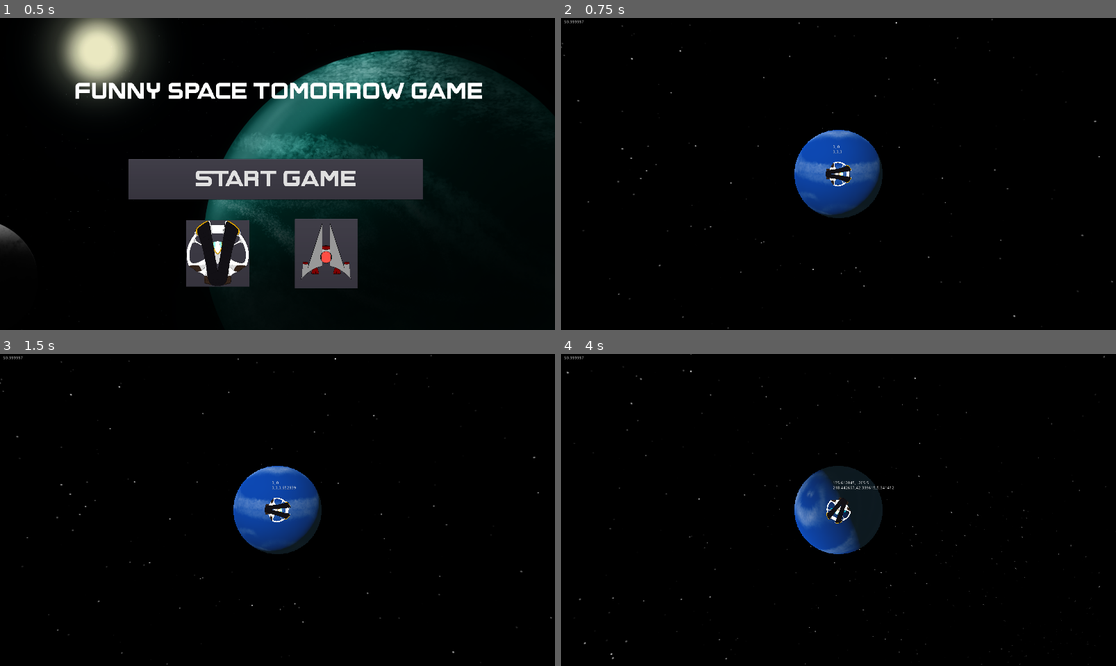
Above: before the commit, frames 1-4 (two rows, left to right).
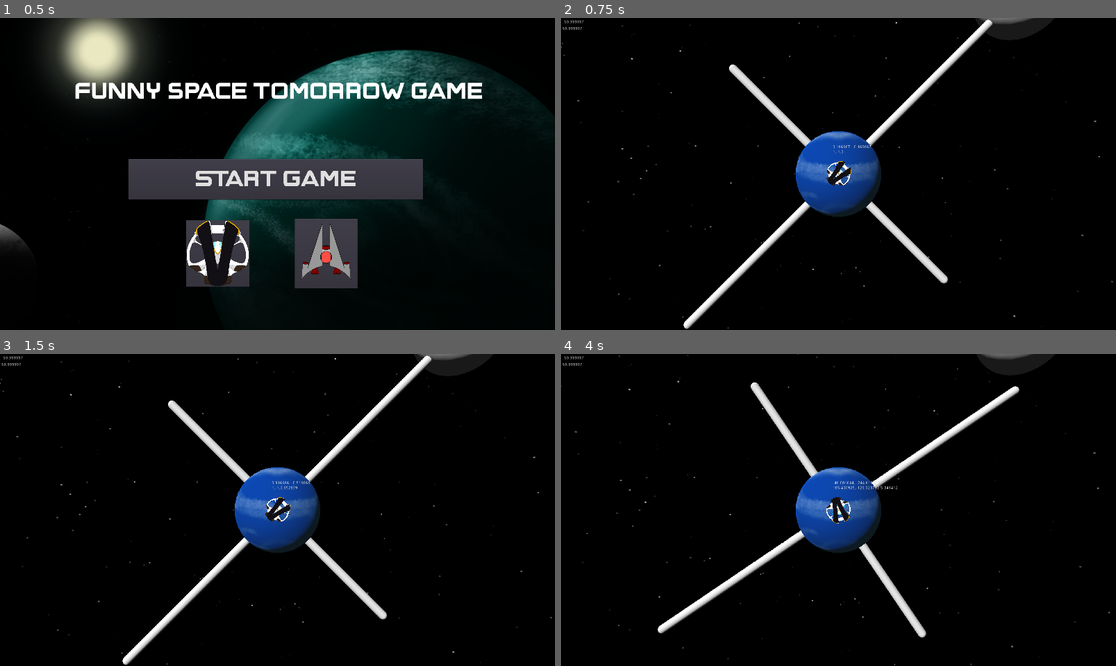
Above: after the commit, the same moments.

Repository: Muxed0/project_tomorrow
Game: Godot game, scene res://ui/main_menu/main_menu.tscn
The game is run twice, just before and just after one commit, with the same random seed, the same clock (stepped at 60 frames per second) and the same inputs.
Inputs:
- Up to frame 1 (0.5 s): no input
- Up to frame 2 (0.75 s): click "Start Game" at 0.5 s
- Up to frame 3 (1.5 s): tap Enter at 1.25 s; hold D (move_right) from 1.28 s (still down)
- Up to frame 4 (4 s): release D (move_right) at 2.03 s; hold S (move_down) 2.03-2.78 s; hold D (move_right) 2.78-3.53 s; hold W (move_up) from 3.53 s (still down)

Frame 1 is identical in both runs. In frame 2, 4.0% of the frame differs, in the area x 0-89%, y 0-100%; in frame 3, 4.0%; in frame 4, 6.5%, in the area x 0-99%, y 0-100%.
Error after the commit: Division By Zero in operator '/'. (res://world/battle/3d_cam.gd:46)

Commit message:
Did orbits properly, added red orb

Diff:
--- a/game/entities/player/ships/player_ship.gd
+++ b/game/entities/player/ships/player_ship.gd
@@ -15,7 +15,8 @@
 var spin = 0
 
 func _ready():
-	rotation = PI/2
+	rotation = PI/4
+	linear_velocity = Vector2(1,-1)
 
 	ship_data = get_node("/root/ShipData")
 
--- a/game/world/battle/3d_cam.gd
+++ b/game/world/battle/3d_cam.gd
@@ -1,14 +1,19 @@
 extends Camera
 
-export var SPEED_SCALE = 0.0001
+export var SPEED_SCALE = 0.000001
 
-const full_circle = 2 * PI
+var radius = 0
+var rot_speed = 0
+var previous_rotation = Vector2(0,0)
+var wrap_counter = Vector2(0,0)
 
-var velocity_norm = 0
-var direction = 0
-var radius = 0
-var rot_axis = Vector3(0,0,0)
-var rot_speed = 0
+var a = 0
+var b = 0
+var z_quad = Vector2(0,0)
+var z = 0
+var midsection_pos = Vector2(0,0)
+
+var velocity_basis = Basis(Vector3(1,0,0),Vector3(0,1,0),Vector3(0,0,1))
 
 var ship_data = 0
 
@@ -20,13 +25,30 @@
 	radius = translation.z
 
 func _process(delta):
-	rot_axis = ship_data.ship_velocity.normalized()
 	rot_speed = ship_data.ship_velocity.length()
+
+	#Y is the rotation axis,  Z is the velocity vector in 3D, mapped on the sphere
+	velocity_basis = transform.basis * Basis(Vector3(0,0,1),
+										Vector3(ship_data.ship_velocity.y, ship_data.ship_velocity.x, 0).normalized(),
+										Vector3(-ship_data.ship_velocity.x, ship_data.ship_velocity.y, 0).normalized())
+
 	if rot_speed != 0:
-		rotate_object_local(Vector3(rot_axis.y,rot_axis.x,rot_axis.z), rot_speed * SPEED_SCALE)
+		rotate(velocity_basis.y, rot_speed * SPEED_SCALE)
 
 	translation.y = - radius * sin(rotation.x)
 	translation.x = radius * cos(rotation.x) * sin(rotation.y)
 	translation.z = radius * cos(rotation.x) * cos(rotation.y)
 
-	print(rotation_degrees)
+	a = velocity_basis.y.x
+	b = velocity_basis.y.z
+	z_quad.x = a*a + b*b
+	z_quad.y = radius*radius * a*a
+	z = sqrt(4 * z_quad.x * z_quad.y)/(2 * z_quad.x)
+	midsection_pos.x = -(z * b)/a
+	midsection_pos.y = z
+	$"../debug_indicator".translation = Vector3(midsection_pos.x,0,midsection_pos.y)
+
+	$"../debug_pill".transform.basis = velocity_basis
+
+	if delta != 0:
+		$"../../../player_cam/debug_ui/process_fps".text = str(1/delta)
--- a/game/world/battle/battle_stage_1.gd
+++ b/game/world/battle/battle_stage_1.gd
@@ -5,8 +5,6 @@
 
 func _ready():
 	player = get_node("player_ship")
-	print("ready!")
-
 
 func _process(delta):
 	player_pos = $player_ship.position
--- a/game/world/battle/battle_stage_1.tscn
+++ b/game/world/battle/battle_stage_1.tscn
@@ -10,6 +10,34 @@
 [ext_resource path="res://ui/speed_arrow.gd" type="Script" id=8]
 [ext_resource path="res://ui/global_label.gd" type="Script" id=9]
 [ext_resource path="res://world/places/3D_place_1.tscn" type="PackedScene" id=10]
+[ext_resource path="res://world/battle/moon01.png" type="Texture" id=11]
+
+[sub_resource type="SphereMesh" id=4]
+radius = 0.25
+height = 0.5
+
+[sub_resource type="CylinderShape" id=7]
+radius = 7.0
+height = 0.3
+
+[sub_resource type="SpatialMaterial" id=1]
+albedo_color = Color( 1, 0, 0, 1 )
+
+[sub_resource type="SphereMesh" id=2]
+material = SubResource( 1 )
+radius = 0.25
+height = 0.5
+
+[sub_resource type="CapsuleMesh" id=3]
+radius = 0.1
+mid_height = 10.0
+
+[sub_resource type="CapsuleMesh" id=5]
+radius = 0.1
+mid_height = 7.0
+
+[sub_resource type="CubeMesh" id=6]
+size = Vector3( 0.1, 10, 10 )
 
 [node name="battle_stage_1" type="Node2D"]
 script = ExtResource( 3 )
@@ -24,10 +52,42 @@
 [node name="Spatial" type="Spatial" parent="3D_viewport"]
 
 [node name="3D_cam" type="Camera" parent="3D_viewport/Spatial"]
-transform = Transform( 1, 0, 0, 0, 1, 0, 0, 0, 1, 0, 0, 6.79735 )
+transform = Transform( 1, 0, 0, 0, 1, 0, 0, 0, 1, 0, 0, 7 )
+current = true
 script = ExtResource( 7 )
 
+[node name="debug_spaceship" type="MeshInstance" parent="3D_viewport/Spatial/3D_cam"]
+mesh = SubResource( 4 )
+material/0 = null
+
+[node name="render_plane" type="Area" parent="3D_viewport/Spatial/3D_cam"]
+
+[node name="CollisionShape" type="CollisionShape" parent="3D_viewport/Spatial/3D_cam/render_plane"]
+transform = Transform( -4.37114e-08, -1, 0, 1, -4.37114e-08, 0, 0, 0, 1, 0, 0, -7 )
+shape = SubResource( 7 )
+
 [node name="3D_place_1" parent="3D_viewport/Spatial" instance=ExtResource( 10 )]
+
+[node name="debug_indicator" type="MeshInstance" parent="3D_viewport/Spatial"]
+mesh = SubResource( 2 )
+material/0 = null
+
+[node name="debug_pill" type="MeshInstance" parent="3D_viewport/Spatial"]
+mesh = SubResource( 3 )
+material/0 = null
+
+[node name="MeshInstance" type="MeshInstance" parent="3D_viewport/Spatial/debug_pill"]
+transform = Transform( 1, 0, 0, 0, 0, 1, 0, 1, 0, 0, 0, 0 )
+mesh = SubResource( 5 )
+material/0 = null
+
+[node name="debug_cam" type="Camera" parent="3D_viewport/Spatial"]
+transform = Transform( 0.989249, 0, 0.146238, 0, 1, 0, -0.146238, 0, 0.989249, -1.82297, -1, 15.7113 )
+
+[node name="debug_plane" type="MeshInstance" parent="3D_viewport/Spatial"]
+visible = false
+mesh = SubResource( 6 )
+material/0 = null
 
 [node name="player_cam" type="Camera2D" parent="."]
 current = true
@@ -78,7 +138,20 @@
 "_edit_use_anchors_": false
 }
 
+[node name="process_fps" type="Label" parent="player_cam/debug_ui"]
+margin_left = -955.02
+margin_top = -510.268
+margin_right = -824.02
+margin_bottom = -449.268
+__meta__ = {
+"_edit_use_anchors_": false
+}
+
 [node name="player_ship" parent="." instance=ExtResource( 2 )]
+
+[node name="Moon" type="Sprite" parent="."]
+position = Vector2( 2000, -2000 )
+texture = ExtResource( 11 )
 
 [connection signal="wrap_x" from="3D_viewport/Spatial/3D_cam" to="player_ship" method="_on_3D_cam_wrap_x"]
 [connection signal="wrap_x" from="3D_viewport/Spatial/3D_cam" to="." method="_on_3D_cam_wrap_x"]
--- a/game/world/places/3D_place_1.tscn
+++ b/game/world/places/3D_place_1.tscn
@@ -24,6 +24,8 @@
 ambient_light_color = Color( 1, 1, 1, 1 )
 ambient_light_sky_contribution = 0.99
 
+[sub_resource type="SphereMesh" id=5]
+
 [node name="3D_place_1" type="Spatial"]
 
 [node name="planet" type="MeshInstance" parent="."]
@@ -36,3 +38,8 @@
 [node name="DirectionalLight" type="DirectionalLight" parent="."]
 transform = Transform( 0.864713, 0.235683, -0.443536, 0, 0.88307, 0.46924, 0.502266, -0.405758, 0.763603, 0, 0, 9.5475 )
 shadow_enabled = true
+
+[node name="moon" type="MeshInstance" parent="."]
+transform = Transform( 0.860964, 0.508666, 0, -0.508666, 0.860964, 0, 0, 0, 1, 4.25, 4.25, 0 )
+mesh = SubResource( 5 )
+material/0 = null
Not shown: 1 places in game/world/battle/battle_stage_1.tscn that only renumber resources
Binary file added: game/world/battle/moon01.png
Not shown, added: game/world/battle/moon01.png.import
Not shown: 1 places in game/world/places/3D_place_1.tscn that only renumber resources
Not shown, added: art/moon01.kra
Not shown, added: math/orbit calcs.ods
